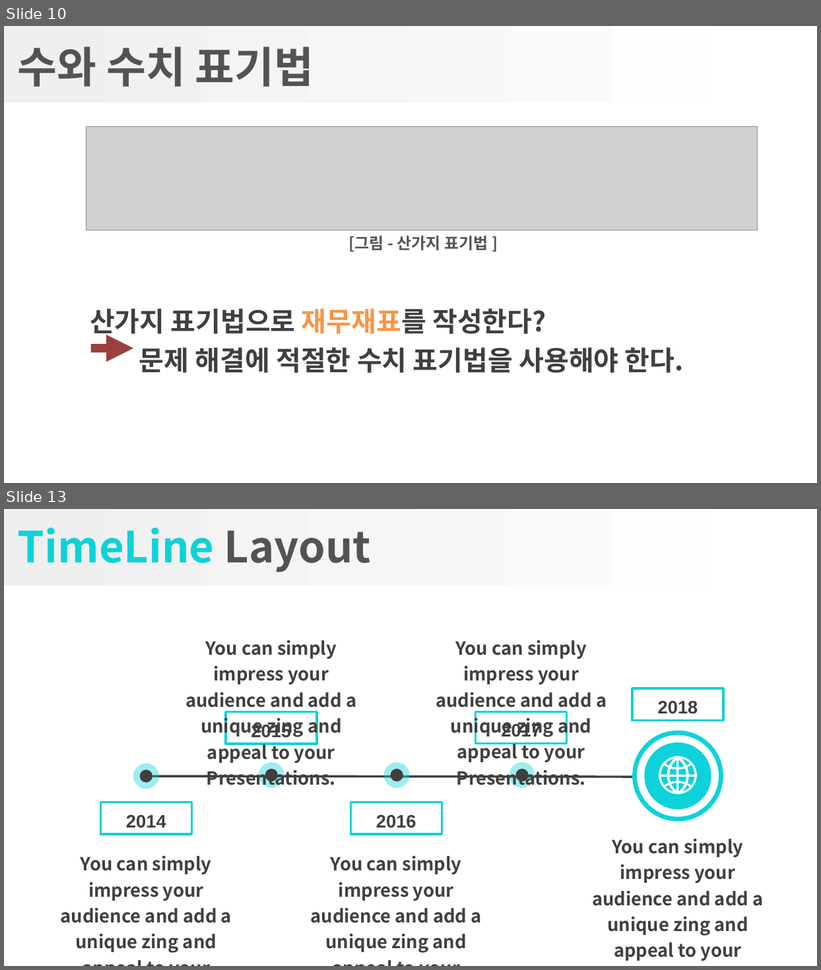
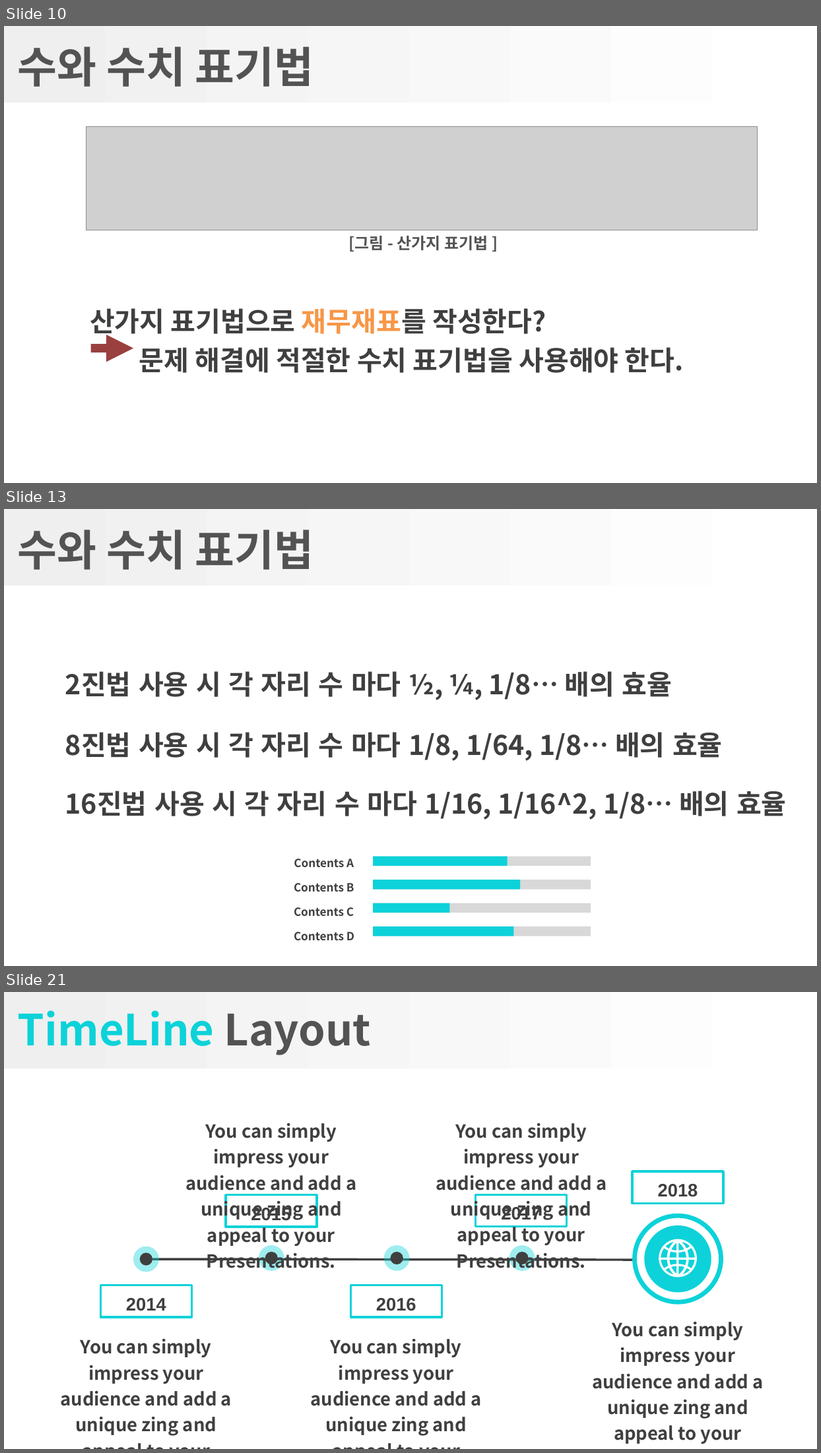
Before and after one commit to gatherKnowledge/Presentation, a slide deck: GreatCode/1-2장_수치표기법 복사본.pptx. Shown one above the other, each under a label of ours: slides 10 and 13 before the commit, slides 10, 13 and 21 after it; the slides between them are not shown. The pictures are 821x970 and 821x1453 pixels, drawn with LibreOffice and Linux fonts; fonts in the diff are those of the drawing; grey boxes stand for pictures; background and template pictures are left out. Boxes give left, top, right and bottom in pixels: in the first picture for what was removed or moved away, otherwise in the second. Text is boxed around its words. In the diff, an @@ line names an element or a change of style, - is before the commit and + after.

```diff
--- a/GreatCode/1-2장_수치표기법 복사본.pptx
+++ b/GreatCode/1-2장_수치표기법 복사본.pptx
@@ slide 13 added at (x1=4, y1=509, x2=817, y2=966), background #FFFFFF; not listed: 1 template element that a slide beside it also shows @@
@@ title added at (x1=18, y1=529, x2=314, y2=570), 38 pt, text #535353, bold @@
+수와 수치 표기법
@@ text added at (x1=65, y1=671, x2=673, y2=700), 24 pt, text #3F3F3F, bold @@
+2진법 사용 시 각 자리 수 마다 ½, ¼, 1/8… 배의 효율
@@ text added at (x1=65, y1=732, x2=723, y2=761), 24 pt, text #3F3F3F, bold @@
+8진법 사용 시 각 자리 수 마다 1/8, 1/64, 1/8… 배의 효율
@@ text added at (x1=65, y1=791, x2=787, y2=820), 24 pt, text #3F3F3F, bold @@
+16진법 사용 시 각 자리 수 마다 1/16, 1/16^2, 1/8… 배의 효율
@@ group added at (x1=294, y1=859, x2=354, y2=941): 4 texts @@
+Contents A
+Contents B
+Contents C
+Contents D
@@ group added at (x1=373, y1=857, x2=591, y2=937): 8 rectangles @@
@@ what was slide 13 is now slide 21 @@
```
Also in this commit, not shown: 11 slides changed, 8 other slides added, 1 slide removed, 1 other file.
